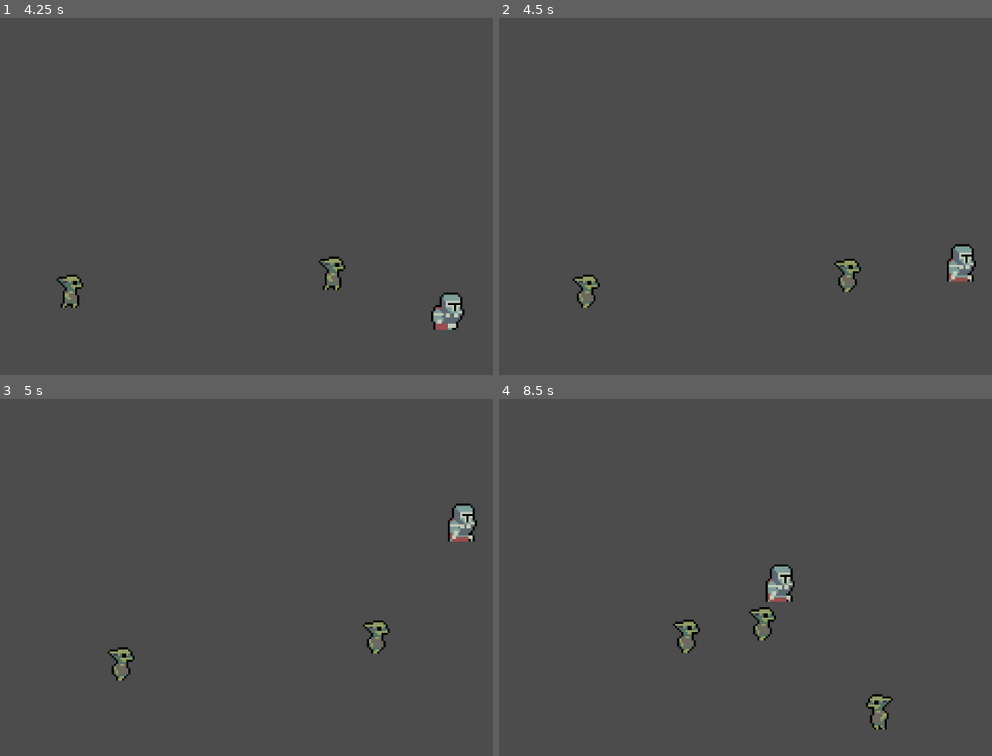
Above: before the commit, frames 1-4 (two rows, left to right).
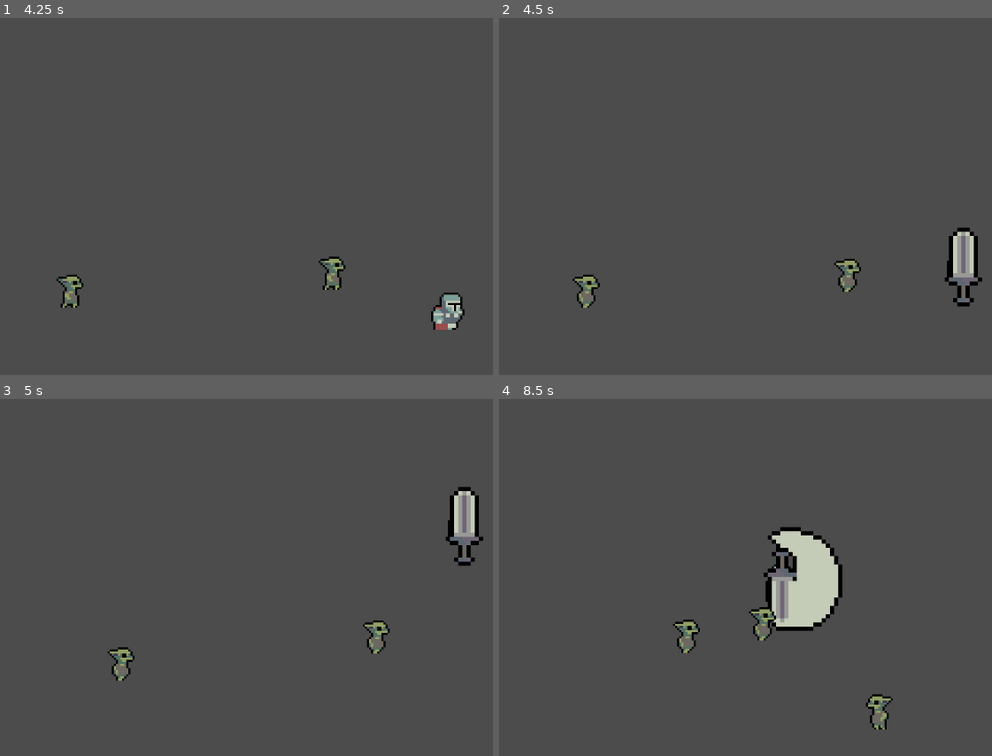
Above: after the commit, the same moments.

Repository: Fleyvera/GoblinHunter
Game: Godot game, scene res://Scenes/Menu.tscn
Two runs of this game, one before a commit and one after it. Both use one fixed random seed, a clock stepped at 60 frames per second and the inputs below.
Inputs (mouse positions are in pixels of both pictures, inside the frame that each line leads up to):
- Up to frame 1 (4.25 s): click (83, 57) at 0.5 s; click (320, 314) at 1.25 s; hold D (Right) 2.03-2.78 s; hold S (Down) 2.78-3.53 s; hold D (Right) from 3.53 s (still down)
- Up to frame 2 (4.5 s): release D (Right) at 4.28 s; hold W (Up) from 4.28 s (still down)
- Up to frame 3 (5 s): keep holding W (Up)
- Up to frame 4 (8.5 s): release W (Up) at 5.03 s; hold A (Left) 5.03-6.53 s; hold S (Down) 6.53-7.28 s; hold D (Right) 7.28-8.03 s; hold W (Up) from 8.03 s (still down)

Frame 1 is identical in both runs. In frame 2, 1.0% of the frame differs, in the area x 90-99%, y 58-81%; in frame 3, 1.0%; in frame 4, 3.5%, in the area x 53-70%, y 35-66%.

Commit message:
Add files via upload

Diff:
--- a/Prefabs/CharacterPool.tscn
+++ b/Prefabs/CharacterPool.tscn
@@ -69,6 +69,7 @@
 position = Vector2( 0, -8 )
 frames = SubResource( 10 )
 animation = "Walk"
+frame = 1
 playing = true
 
 [node name="Weapon" type="Node2D" parent="Knight"]
@@ -87,5 +88,4 @@
 position = Vector2( 0, -8 )
 frames = SubResource( 10 )
 animation = "Walk"
-frame = 3
 playing = true
--- /dev/null
+++ b/Prefabs/DamagePool.tscn
@@ -0,0 +1,23 @@
+[gd_scene load_steps=3 format=2]
+
+[ext_resource path="res://Scripts/DamagePool.gd" type="Script" id=1]
+[ext_resource path="res://Scripts/DamageNumBody.gd" type="Script" id=2]
+
+[node name="DamagePool" type="Node2D"]
+script = ExtResource( 1 )
+
+[node name="DamageNumBody" type="RigidBody2D" parent="."]
+position = Vector2( -8.33333, -7 )
+script = ExtResource( 2 )
+
+[node name="DamageNum" type="Label" parent="DamageNumBody"]
+margin_top = 4.76837e-07
+margin_right = 16.0
+margin_bottom = 14.0
+text = "56"
+
+[node name="Timer" type="Timer" parent="DamageNumBody"]
+wait_time = 1.5
+autostart = true
+
+[connection signal="timeout" from="DamageNumBody/Timer" to="DamageNumBody" method="_on_Timer_timeout"]
--- a/Prefabs/EnemyPool.tscn
+++ b/Prefabs/EnemyPool.tscn
@@ -1,11 +1,31 @@
-[gd_scene load_steps=18 format=2]
+[gd_scene load_steps=20 format=2]
 
 [ext_resource path="res://Sprites/Goblin-Sheet.png" type="Texture" id=1]
 [ext_resource path="res://Scripts/Goblin.gd" type="Script" id=2]
 [ext_resource path="res://Scripts/EnemyPool.gd" type="Script" id=3]
+[ext_resource path="res://Scripts/ShowDamage.gd" type="Script" id=4]
 
 [sub_resource type="RectangleShape2D" id=2]
 extents = Vector2( 3.5, 7 )
+
+[sub_resource type="RectangleShape2D" id=16]
+extents = Vector2( 11.5, 22 )
+
+[sub_resource type="AtlasTexture" id=11]
+atlas = ExtResource( 1 )
+region = Rect2( 0, 32, 32, 32 )
+
+[sub_resource type="AtlasTexture" id=12]
+atlas = ExtResource( 1 )
+region = Rect2( 32, 32, 32, 32 )
+
+[sub_resource type="AtlasTexture" id=13]
+atlas = ExtResource( 1 )
+region = Rect2( 64, 32, 32, 32 )
+
+[sub_resource type="AtlasTexture" id=14]
+atlas = ExtResource( 1 )
+region = Rect2( 96, 32, 32, 32 )
 
 [sub_resource type="AtlasTexture" id=3]
 atlas = ExtResource( 1 )
@@ -39,33 +59,17 @@
 atlas = ExtResource( 1 )
 region = Rect2( 224, 64, 32, 32 )
 
-[sub_resource type="AtlasTexture" id=11]
-atlas = ExtResource( 1 )
-region = Rect2( 0, 32, 32, 32 )
-
-[sub_resource type="AtlasTexture" id=12]
-atlas = ExtResource( 1 )
-region = Rect2( 32, 32, 32, 32 )
-
-[sub_resource type="AtlasTexture" id=13]
-atlas = ExtResource( 1 )
-region = Rect2( 64, 32, 32, 32 )
-
-[sub_resource type="AtlasTexture" id=14]
-atlas = ExtResource( 1 )
-region = Rect2( 96, 32, 32, 32 )
-
 [sub_resource type="SpriteFrames" id=15]
 animations = [ {
+"frames": [ SubResource( 11 ), SubResource( 12 ), SubResource( 13 ), SubResource( 14 ) ],
+"loop": true,
+"name": "Walk",
+"speed": 8.0
+}, {
 "frames": [ SubResource( 3 ), SubResource( 4 ), SubResource( 5 ), SubResource( 6 ), SubResource( 7 ), SubResource( 8 ), SubResource( 9 ), SubResource( 10 ) ],
 "loop": true,
 "name": "Death",
 "speed": 12.0
-}, {
-"frames": [ SubResource( 11 ), SubResource( 12 ), SubResource( 13 ), SubResource( 14 ) ],
-"loop": true,
-"name": "Walk",
-"speed": 8.0
 } ]
 
 [node name="EnemyPool" type="Node2D"]
@@ -81,9 +85,29 @@
 position = Vector2( -0.5, -1 )
 shape = SubResource( 2 )
 
+[node name="Area2D" type="Area2D" parent="Goblin"]
+scale = Vector2( 0.333333, 0.333333 )
+
+[node name="CollisionShape2D" type="CollisionShape2D" parent="Goblin/Area2D"]
+position = Vector2( -1.5, -3 )
+shape = SubResource( 16 )
+
 [node name="AnimatedSprite" type="AnimatedSprite" parent="Goblin"]
 position = Vector2( 0, -10 )
 frames = SubResource( 15 )
 animation = "Walk"
-frame = 2
+frame = 3
 playing = true
+
+[node name="DeathTimer" type="Timer" parent="Goblin"]
+wait_time = 0.6
+
+[node name="DmgCDTimer" type="Timer" parent="Goblin"]
+wait_time = 0.1
+
+[node name="ShowDamage" type="Node2D" parent="Goblin"]
+script = ExtResource( 4 )
+
+[connection signal="area_entered" from="Goblin/Area2D" to="Goblin" method="_on_Area2D_area_entered"]
+[connection signal="timeout" from="Goblin/DeathTimer" to="Goblin" method="_on_DeathTimer_timeout"]
+[connection signal="timeout" from="Goblin/DmgCDTimer" to="Goblin" method="_on_DmgCDTimer_timeout"]
--- /dev/null
+++ b/Prefabs/WeaponsPool.tscn
@@ -0,0 +1,71 @@
+[gd_scene load_steps=13 format=2]
+
+[ext_resource path="res://Scripts/WaponsPool.gd" type="Script" id=1]
+[ext_resource path="res://Scripts/BigSword.gd" type="Script" id=2]
+[ext_resource path="res://Sprites/BigSword-Sheet.png" type="Texture" id=3]
+
+[sub_resource type="CircleShape2D" id=9]
+radius = 14.0357
+
+[sub_resource type="AtlasTexture" id=1]
+atlas = ExtResource( 3 )
+region = Rect2( 0, 32, 32, 32 )
+
+[sub_resource type="AtlasTexture" id=2]
+atlas = ExtResource( 3 )
+region = Rect2( 32, 32, 32, 32 )
+
+[sub_resource type="AtlasTexture" id=3]
+atlas = ExtResource( 3 )
+region = Rect2( 64, 32, 32, 32 )
+
+[sub_resource type="AtlasTexture" id=4]
+atlas = ExtResource( 3 )
+region = Rect2( 96, 32, 32, 32 )
+
+[sub_resource type="AtlasTexture" id=5]
+atlas = ExtResource( 3 )
+region = Rect2( 128, 32, 32, 32 )
+
+[sub_resource type="AtlasTexture" id=6]
+atlas = ExtResource( 3 )
+region = Rect2( 160, 32, 32, 32 )
+
+[sub_resource type="AtlasTexture" id=7]
+atlas = ExtResource( 3 )
+region = Rect2( 192, 32, 32, 32 )
+
+[sub_resource type="SpriteFrames" id=8]
+animations = [ {
+"frames": [ SubResource( 1 ), SubResource( 2 ), SubResource( 3 ), SubResource( 4 ), SubResource( 5 ), SubResource( 6 ), SubResource( 7 ) ],
+"loop": true,
+"name": "Attack",
+"speed": 12.0
+} ]
+
+[node name="WaponsPool" type="Node2D"]
+script = ExtResource( 1 )
+
+[node name="BigSword" type="Node2D" parent="."]
+scale = Vector2( 2, 2 )
+script = ExtResource( 2 )
+__meta__ = {
+"_edit_group_": true
+}
+
+[node name="Area2D" type="Area2D" parent="BigSword" groups=["Weapon"]]
+
+[node name="CollisionShape2D" type="CollisionShape2D" parent="BigSword/Area2D"]
+shape = SubResource( 9 )
+disabled = true
+
+[node name="AnimatedSprite" type="AnimatedSprite" parent="BigSword"]
+visible = false
+frames = SubResource( 8 )
+animation = "Attack"
+
+[node name="Timer" type="Timer" parent="BigSword"]
+wait_time = 3.0
+one_shot = true
+
+[connection signal="timeout" from="BigSword/Timer" to="BigSword" method="_on_Timer_timeout"]
--- a/Scripts/BigSword.gd
+++ b/Scripts/BigSword.gd
@@ -1,38 +1,61 @@
-extends KinematicBody2D
+extends Node2D
 
 
+var inGame = false
 
 
+var attacking = false
+
+var damage = 10
+
+var speed = 0.7
 
 
 func _ready():
-
-	if get_parent().get_parent().inGame == false:
-
-		$Timer.start()
-
 
 	pass
 
 
 
 func _process(delta):
+
+	isInGame()
+	attack()
+	pass
+
+
+func isInGame():
+
+	if get_parent().get_parent().inGame == true and inGame == false:
+		inGame = true
+		$Timer.start()
+		pass
+
 	pass
 
 
 func _on_Timer_timeout():
 
+	#attack visual
+
 	$AnimatedSprite.visible = true
 	$AnimatedSprite.play("Attack")
-	$CollisionShape2D.disabled = false
-	$Area2D/CollisionShape2D.disabled = false
+	attacking = true
 	yield(get_tree().create_timer(0.7) , "timeout")
+	attacking = false
 	$AnimatedSprite.stop()
 	$AnimatedSprite.frame = 0
 	$AnimatedSprite.visible = false
-	$CollisionShape2D.disabled = true
-	$Area2D/CollisionShape2D.disabled = true
 	$Timer.start()
 
 
 	pass
+
+
+func attack():
+
+	if attacking == true:
+		yield(get_tree().create_timer(0.5) , "timeout")
+		$Area2D/CollisionShape2D.set_deferred("disabled",false)
+		yield(get_tree().create_timer(0.1) , "timeout")
+		$Area2D/CollisionShape2D.set_deferred("disabled",true)
--- /dev/null
+++ b/Scripts/DamageNumBody.gd
@@ -0,0 +1,23 @@
+extends RigidBody2D
+
+
+
+func _ready():
+
+	randomize()
+
+	apply_impulse(Vector2(0 , 0) , Vector2(rand_range(60 , -60) , -60))
+
+	pass
+
+
+
+func _process(delta):
+	pass
+
+
+func _on_Timer_timeout():
+
+	queue_free()
+
+	pass
--- /dev/null
+++ b/Scripts/DamagePool.gd
@@ -0,0 +1,5 @@
+extends Node2D
+
+
+func spawnDamage(valor):
+	return get_children()[valor].duplicate()
--- a/Scripts/Goblin.gd
+++ b/Scripts/Goblin.gd
@@ -1,12 +1,17 @@
 extends KinematicBody2D
+
+var dmgCD = false
+
 
 #Enemy attributes
 export (int) var speed
 
+var life = 20
 
 
 #Follow Sistem
 onready var players = get_node("../Players")
+
 
 
 
@@ -21,6 +26,7 @@
 func _process(delta):
 
 	Follow(delta)
+
 
 	pass
 
@@ -74,3 +80,52 @@
 
 
 	pass
+
+
+
+func _on_Area2D_area_entered(area):
+
+	if area.is_in_group("Weapon") and dmgCD == false:
+
+		print(life)
+
+		dmgCD = true
+		life -= area.get_parent().damage
+		$ShowDamage.ShowDamage(area.get_parent().damage)
+		Death()
+		$DmgCDTimer.start()
+
+	pass # Replace with function body.
+
+
+func _on_DmgCDTimer_timeout():
+	#Timer que calcula o tempo para tomar dano dnv
+	dmgCD = false
+
+	pass
+
+
+
+
+func Death():
+
+	if life <= 0:
+
+		$DeathTimer.start()
+		$AnimatedSprite.play("Death")
+		speed = 0
+		$Area2D/CollisionShape2D.set_deferred("disabled",true)
+		$CollisionShape2D.set_deferred("disabled",true)
+
+		pass
+
+	pass
+
+
+
+
+func _on_DeathTimer_timeout():
+
+	queue_free()
+
+	pass
--- /dev/null
+++ b/Scripts/ShowDamage.gd
@@ -0,0 +1,30 @@
+extends Node2D
+
+
+var damagePool = preload("res://Prefabs/DamagePool.tscn")
+
+var nDamagePool
+
+func _ready():
+
+	nDamagePool = damagePool.instance()
+
+	pass
+
+
+
+func _process(delta):
+	pass
+
+
+func ShowDamage(valor):
+
+
+
+	var newValor = nDamagePool.spawnDamage(0)
+
+	newValor.get_child(0).set_text(str(valor))
+
+	add_child(newValor)
+
+	pass
--- a/Scripts/Weapon.gd
+++ b/Scripts/Weapon.gd
@@ -1,7 +1,7 @@
 extends Node2D
 
 
-var wpPool = preload("res://Prefabs/WaponsPool.tscn")
+var wpPool = preload("res://Prefabs/WeaponsPool.tscn")
 
 export var weapon_num = 0
 
